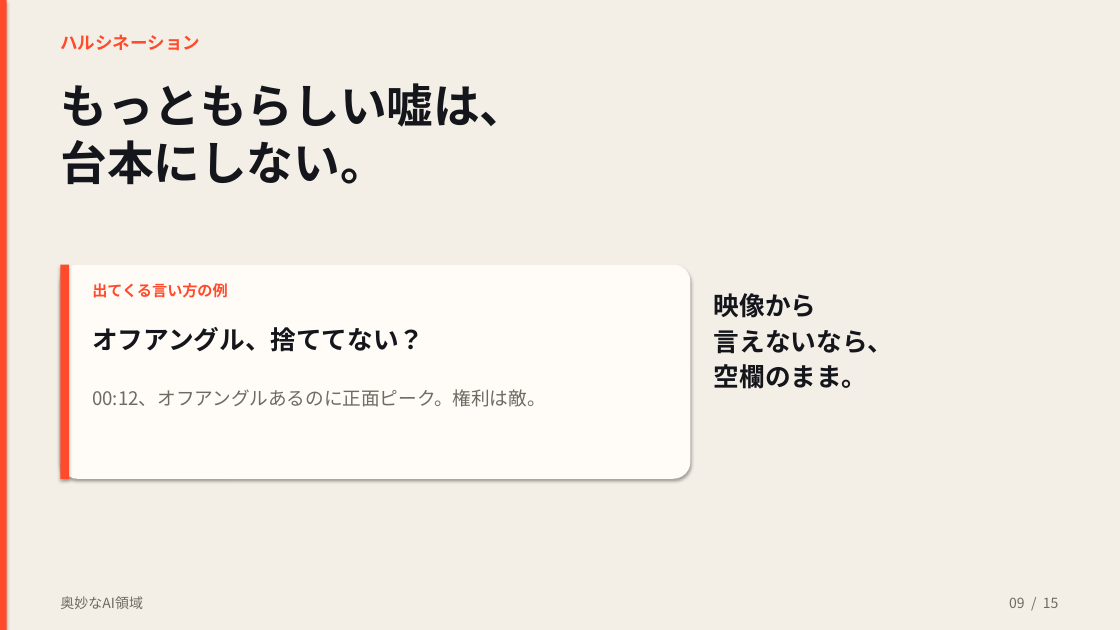
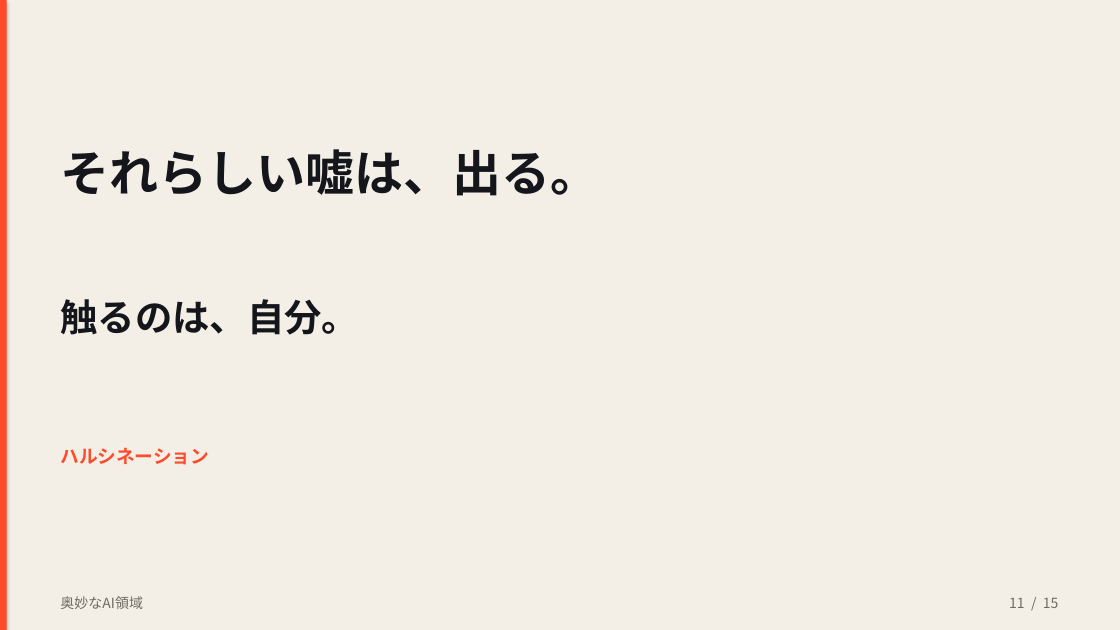
Before and after one commit to kouyozhang-design/vodcoach-ai, a slide deck: slide 11 of presentation/奥妙なAI領域.pptx (slide 9 before the commit). Drawn at 1120x630 pixels with LibreOffice and Linux fonts; fonts in the diff are those of the drawing. Boxes give left, top, right and bottom in pixels: in the first picture for what was removed or moved away, otherwise in the second. Text is boxed around its words. In the diff, an @@ line names an element or a change of style, - is before the commit and + after.

```diff
--- a/presentation/奥妙なAI領域.pptx
+++ b/presentation/奥妙なAI領域.pptx
@@ text at <box>60,149,599,196</box>: text changed; size 40 to 42 pt @@
-もっともらしい嘘は、
-台本にしない。
+それらしい嘘は、出る。
@@ rounded rectangle removed at <box>60,265,691,479</box> @@
@@ rectangle removed at <box>60,265,69,479</box> @@
@@ text added at <box>60,299,359,335</box>, 32 pt, text #14161C, bold @@
+触るのは、自分。
@@ text removed at <box>92,283,227,298</box> @@
-出てくる言い方の例
@@ text removed at <box>714,293,893,389</box> @@
-映像から
-言えないなら、
-空欄のまま。
@@ text removed at <box>92,327,424,352</box> @@
-オフアングル、捨ててない？
@@ text removed at <box>92,389,545,407</box> @@
-00:12、オフアングルあるのに正面ピーク。権利は敵。
@@ text "ハルシネーション": place and size @@
-text "ハルシネーション" at <box>60,34,200,51</box>
+text "ハルシネーション" at <box>60,447,208,465</box>
@@ text "ハルシネーション" at <box>60,447,208,465</box>: size 15 to 16 pt @@
@@ text at <box>1009,598,1059,608</box>: text changed @@
-09 / 15
+11 / 15
```
Also in this commit, not shown: 4 other slides changed, 10 slides added, 11 slides removed, 2 other files.
